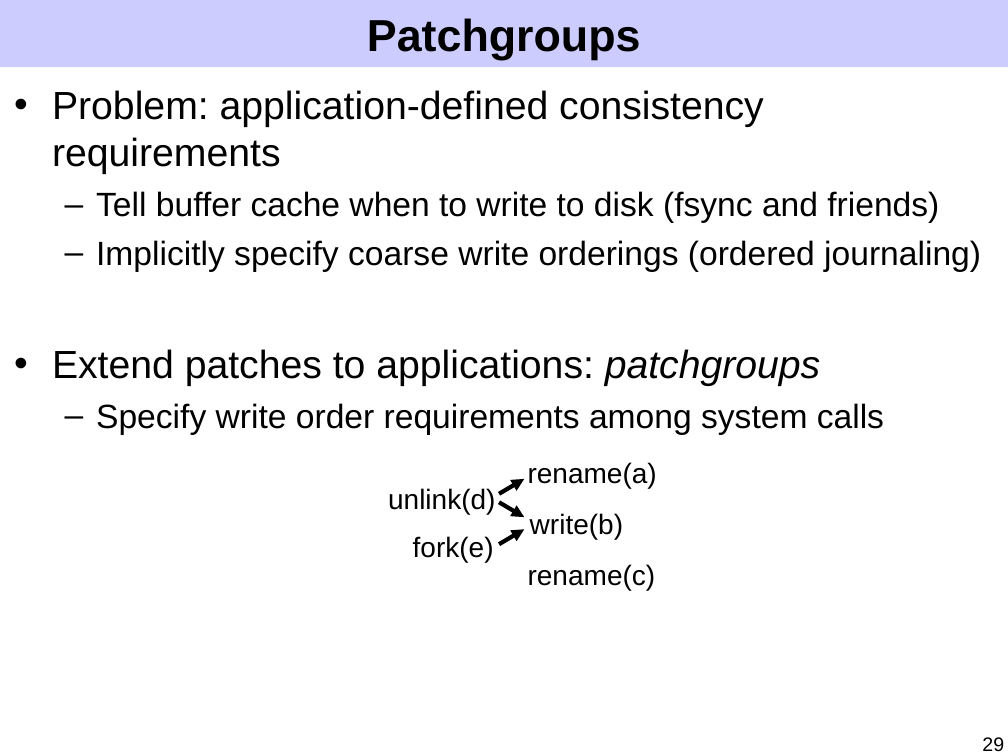
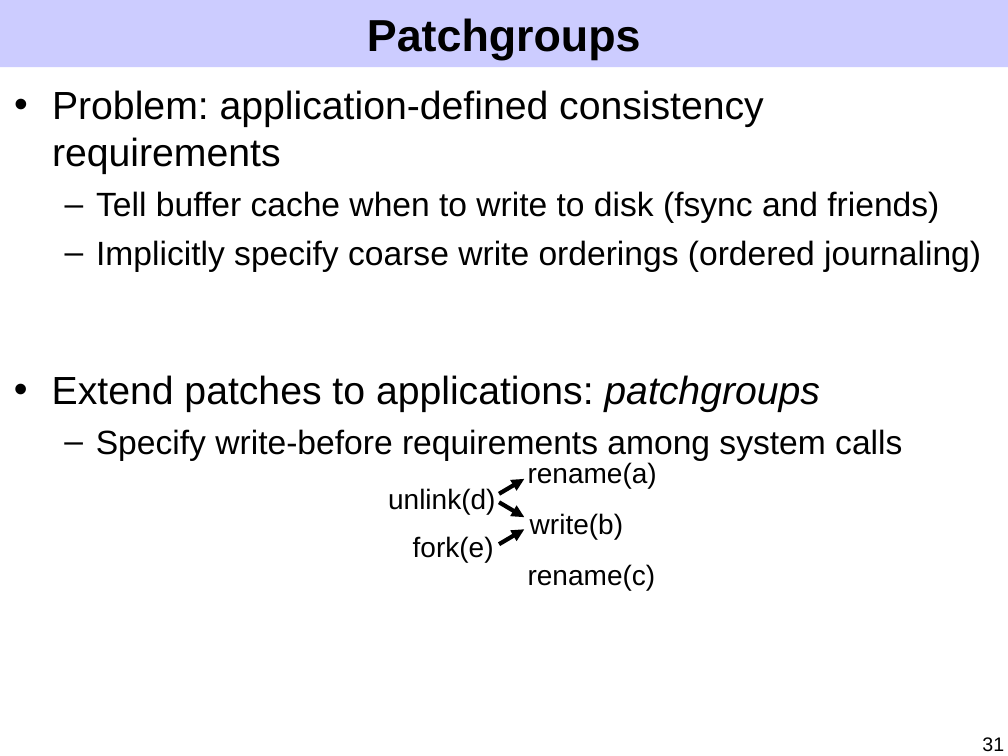
Before and after one commit to ucla-readable/fstitch-doc, a slide deck: slide 31 of sosp/pres.ppt (slide 29 before the commit). Drawn at 1008x756 pixels with LibreOffice and Linux fonts; fonts in the diff are those of the drawing. Boxes give left, top, right and bottom in pixels: in the first picture for what was removed or moved away, otherwise in the second. Text is boxed around its words. In the diff, an @@ line names an element or a change of style, - is before the commit and + after.

```diff
--- a/sosp/pres.ppt
+++ b/sosp/pres.ppt
@@ text at <box>52,349,884,435</box>: paragraphs removed @@
-• Extend patches to applications: patchgroups
-  – Specify write order requirements among system calls
@@ text added at <box>52,375,902,461</box>, 24 pt, text #000000 @@
+• Extend patches to applications: patchgroups
+  – Specify write-before requirements among system calls
@@ page number at <box>982,737,1004,752</box>: text changed @@
-29
+31
```
Also in this commit, not shown: 12 other slides changed, 2 slides added.
